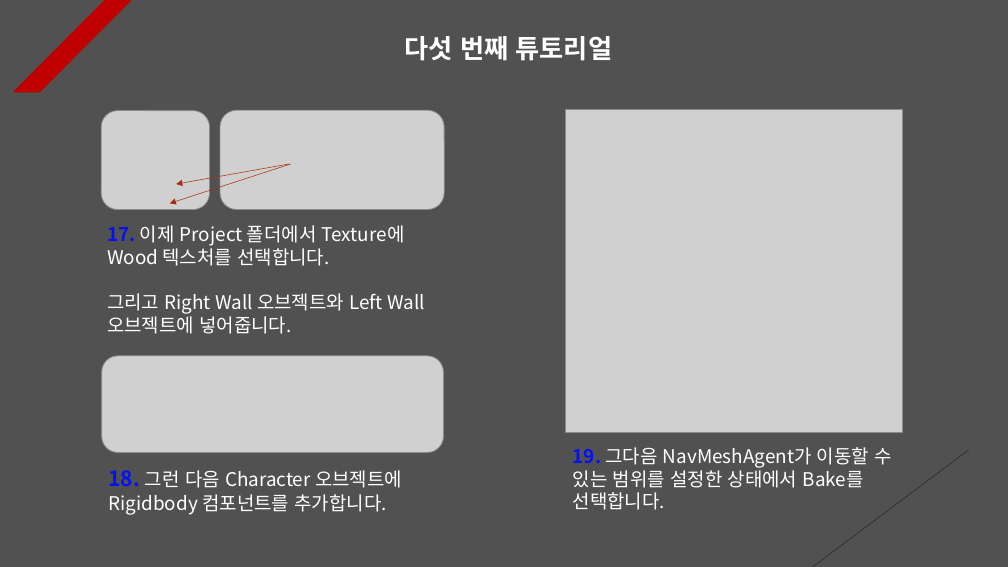
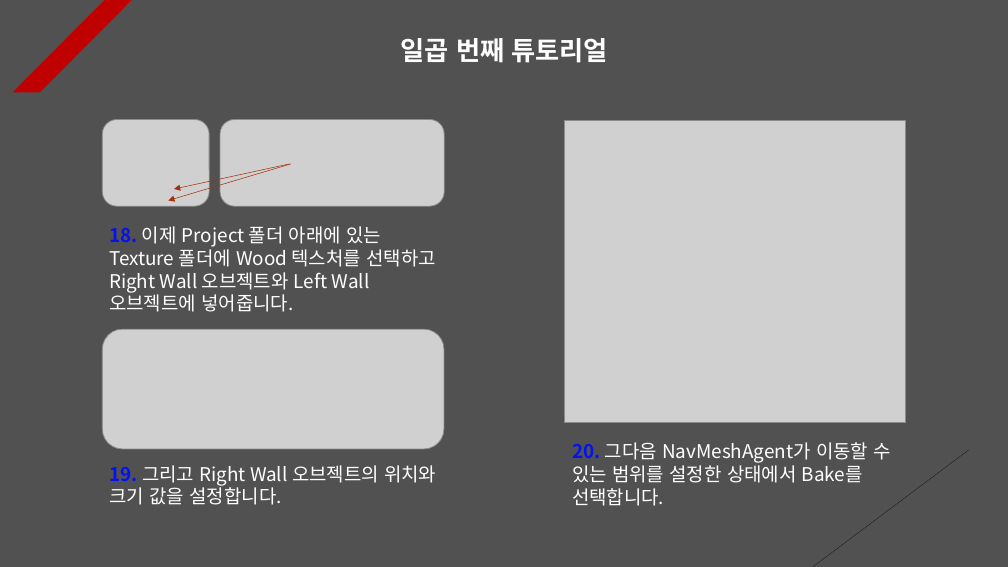
Before and after one commit to Unity2033/3D-UnityEngine, a slide deck: slide 7 of Assets/Class/NavMesh Obstacle/PPT Data/NavMesh Obstacle Example.pptx (slide 6 before the commit). Drawn at 1008x567 pixels with LibreOffice and Linux fonts; fonts in the diff are those of the drawing; grey boxes stand for pictures. Boxes give left, top, right and bottom in pixels: in the first picture for what was removed or moved away, otherwise in the second. Text is boxed around its words. In the diff, an @@ line names an element or a change of style, - is before the commit and + after.

```diff
--- a/Assets/Class/NavMesh Obstacle/PPT Data/NavMesh Obstacle Example.pptx
+++ b/Assets/Class/NavMesh Obstacle/PPT Data/NavMesh Obstacle Example.pptx
@@ text at box(400, 38, 608, 63): text changed @@
-다섯 번째 튜토리얼
+일곱 번째 튜토리얼
@@ picture: place and size @@
-picture at box(101, 110, 209, 209)
+picture at box(102, 119, 209, 206)
@@ picture: place and size @@
-picture at box(220, 110, 444, 209)
+picture at box(220, 119, 445, 206)
@@ picture: place and size @@
-picture at box(566, 110, 903, 433)
+picture at box(565, 120, 906, 423)
@@ arrow moved from (291, 164) - (169, 203) to (291, 164) - (169, 200) @@
@@ arrow moved from (290, 164) - (176, 184) to (290, 164) - (174, 189) @@
@@ text at box(109, 226, 436, 312): text changed @@
-17. 이제 Project 폴더에서 Texture에 Wood 텍스처를 선택합니다.
-그리고 Right Wall 오브젝트와 Left Wall 오브젝트에 넣어줍니다.
+18. 이제 Project 폴더 아래에 있는 Texture 폴더에 Wood 텍스처를 선택하고 Right Wall 오브젝트와 Left Wall 오브젝트에 넣어줍니다.
@@ picture: place and size @@
-picture at box(102, 356, 444, 453)
+picture at box(102, 329, 444, 448)
@@ text at box(572, 442, 891, 506): text changed @@
-19. 그다음 NavMeshAgent가 이동할 수 있는 범위를 설정한 상태에서 Bake를 선택합니다.
+20. 그다음 NavMeshAgent가 이동할 수 있는 범위를 설정한 상태에서 Bake를 선택합니다.
@@ text at box(109, 465, 436, 505): text changed @@
-18. 그런 다음 Character 오브젝트에 Rigidbody 컴포넌트를 추가합니다.
+19. 그리고 Right Wall 오브젝트의 위치와 크기 값을 설정합니다.
```
Also in this commit, not shown: 11 other slides changed, 1 slide added, 30 other files.
